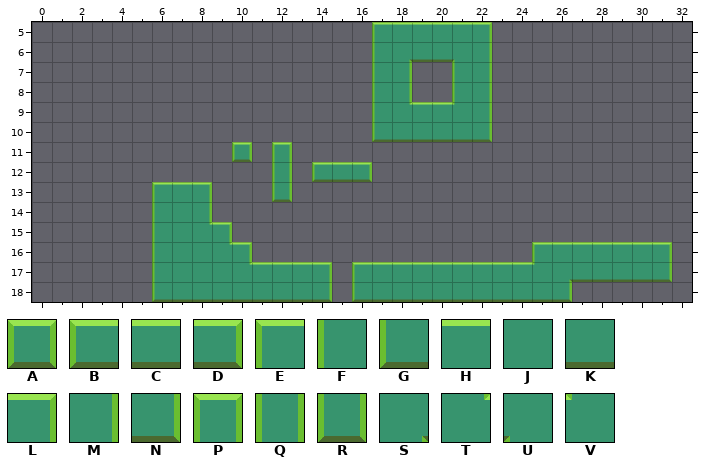
Level history. Tiled map (JSON): data/base/grassland.tmj. Above, as it was before the edit.
Cells are 64x64 px. Shown: x 0..32, y 5..18. The old version is drawn lined up with the new one.
Key: from "grassland": A 0 "grassland_a_0", B 1 "grassland_b_0", C 2 "grassland_b_1", D 3 "grassland_b_2", E 4 "grassland_c_00", F 5 "grassland_c_01", G 6 "grassland_c_02", H 7 "grassland_c_10", J 8 "grassland_c_11", K 9 "grassland_c_12", L 10 "grassland_c_20", M 11 "grassland_c_21", N 12 "grassland_c_22", P 14 "grassland_e_0", Q 15 "grassland_e_1", R 16 "grassland_e_2", S 17 "grassland_f_00", T 19 "grassland_f_02", U 23 "grassland_f_20", V 25 "grassland_f_22".
_ is an empty cell.
Layers that did not change in this view are not listed.
Layer "terrain" before, first column x 0:
 5 _________________EHHHHL__________
 6 _________________FSKKUM__________
 7 _________________FM__FM__________
 8 _________________FM__FM__________
 9 _________________FTHHVM__________
10 _________________GKKKKN__________
11 __________A_P____________________
12 ____________Q_BCD________________
13 ______EHL___R____________________
14 ______FJM________________________
15 ______FJTL_______________________
16 ______FJJTL______________EHHHHHL_
17 ______FJJJTHHHL_EHHHHHHHHVSKKKKN_
18 ______GKKKKKKKN_GKKKKKKKKKN______
Now the later version:
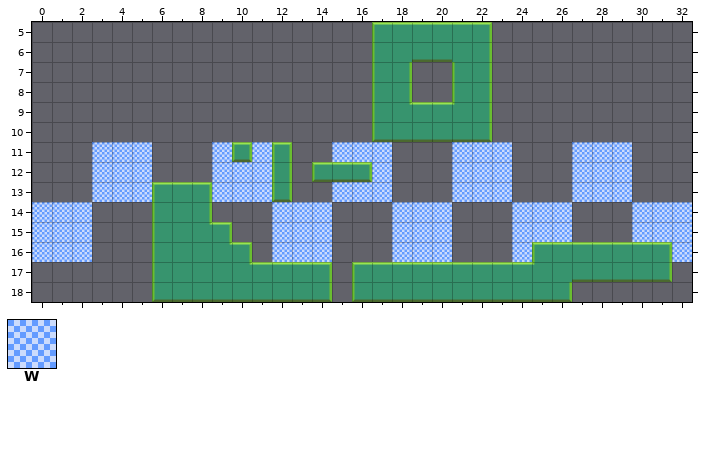
Further tiles: from "grassland": W 13 "grassland_d_0".
Tiles of an added or newly shown layer are drawn over the layers below it.
What changed:
everything moved by +16,+16 cells (the old picture is shown already moved)
Layer "background_0" (added):
Tile W is added in row 11 at x 3 to 5, 9, 11, 15 to 17, 21 to 23 and 27 to 29; in row 12 at x 3 to 5, 9 to 11, 17, 21 to 23 and 27 to 29; in row 13 at x 3 to 5, 9 to 11, 15 to 17, 21 to 23 and 27 to 29; in rows 14 to 15 at x 0 to 2, 12 to 14, 18 to 20, 24 to 26 and 30 to 32; in row 16 at x 0 to 2, 12 to 14, 18 to 20, 24 and 32.
Layer "terrain":
Tile J replaces tile S in row 6 at x 18; in row 17 at x 26.
Tile J replaces tile U in row 6 at x 21.
Pixel boxes of the changes (left, top, right, bottom) in both pictures:
changed: (409, 59, 412, 62)
changed: (452, 59, 455, 62)
added: (32, 142, 152, 262)
added: (212, 142, 692, 262)
changed: (569, 279, 572, 282)
